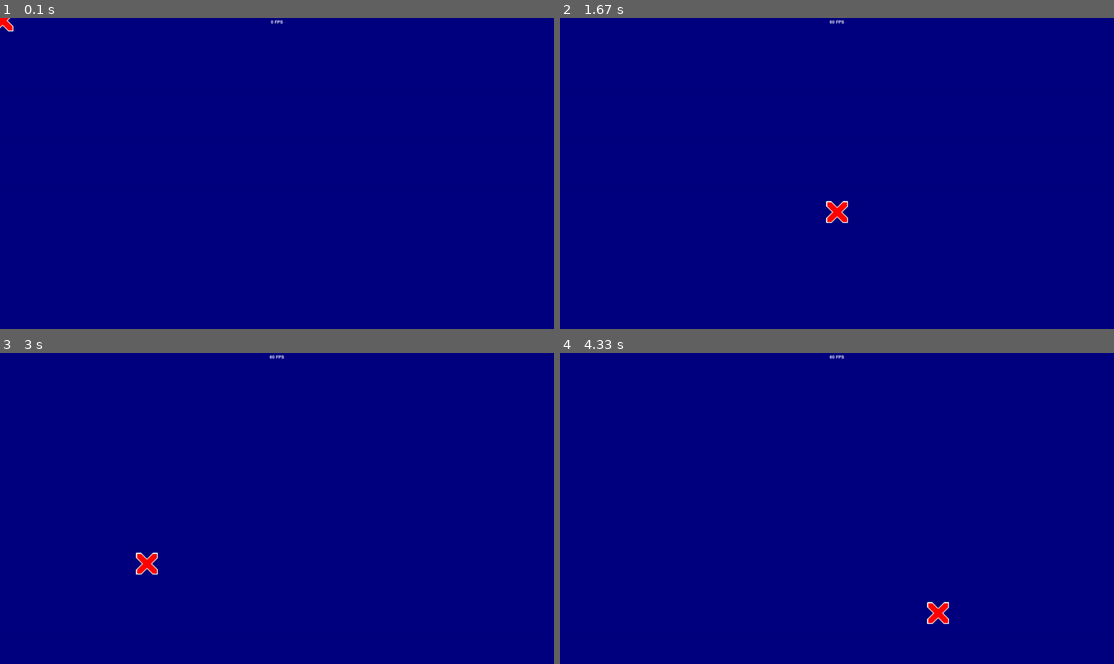
Above: before the commit, frames 1-4 (two rows, left to right).
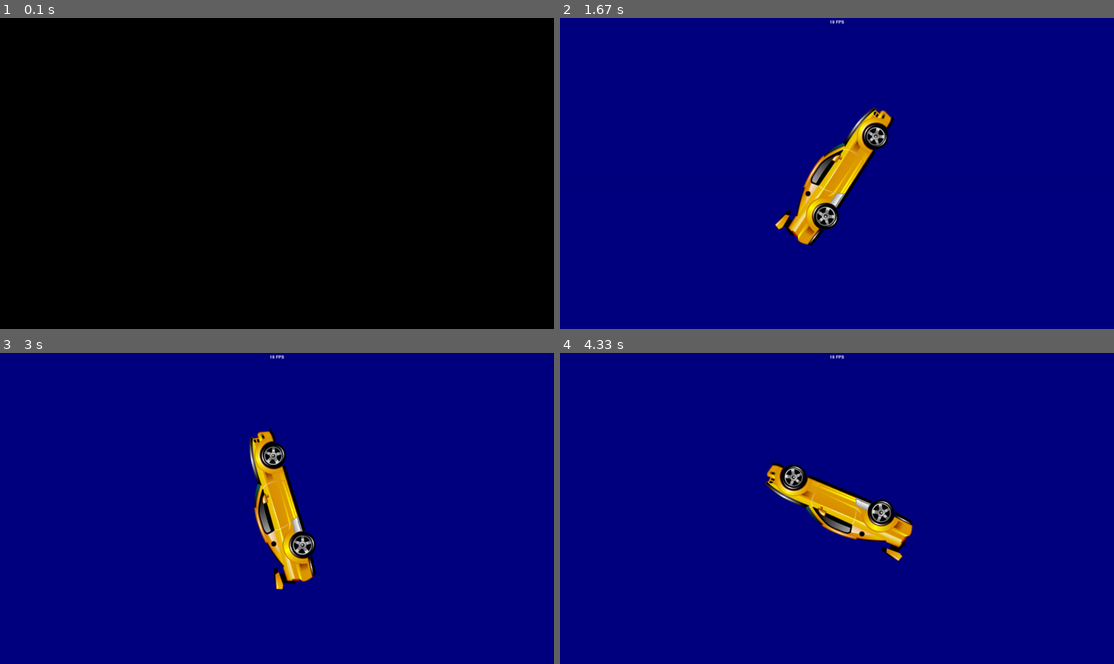
Above: after the commit, the same moments.

Repository: francis-clairicia/PyDiamond
Game: pygame game, started from main.py
The game is run twice, just before and just after one commit, with the same random seed, the same clock (stepped at 60 frames per second) and the same inputs.
Inputs (mouse positions are in pixels of both pictures, inside the frame that each line leads up to):
- Up to frame 1 (0.1 s): no input
- Up to frame 2 (1.67 s): click (837, 173) at 0.38 s; tap Enter at 0.67 s; click (848, 67) at 1.05 s; click (837, 210) at 1.38 s
- Up to frame 3 (3 s): click (188, 405) at 1.72 s; click (448, 502) at 2.05 s; click (470, 567) at 2.38 s; click (144, 561) at 2.72 s
- Up to frame 4 (4.33 s): click (753, 598) at 3.05 s; click (953, 468) at 3.38 s; click (1030, 505) at 3.72 s; click (936, 611) at 4.05 s

The runs differ from the first frame. In frame 1, 100% of the frame differs, in the area x 0-100%, y 0-100%; in frame 2, 3.5%; in frame 3, 3.6%; in frame 4, 3.6%.

Commit message:
[UPDATE] Modified ResourceManager's attribute getter

Diff:
--- a/main.py
+++ b/main.py
@@ -255,8 +255,8 @@
     # w.start_scene(GradientScene(w))
     # w.start_scene(TextScene(w))
     # w.start_scene(ResourceScene(w))
-    # w.start_scene(AnimatedSpriteScene(w))
-    w.start_scene(EventScene(w))
+    w.start_scene(AnimatedSpriteScene(w))
+    # w.start_scene(EventScene(w))
     w.mainloop()
 
 
--- a/my_pygame/resource.py
+++ b/my_pygame/resource.py
@@ -113,11 +113,10 @@
             raise AttributeError("Resource attributes can't be set")
         return super().__setattr__(name, value)
 
-    def __getattribute__(cls, name: str) -> Any:
-        if name != "__resources_files__" and name in cls.__resources_files__:
+    def __getattr__(cls, name: str) -> Any:
+        if name in cls.__resources_files__:
             return cls.__get_resource(name)
-
-        return super().__getattribute__(name)
+        raise AttributeError(f"type object {repr(cls.__name__)} has no attribute {repr(name)}")
 
     def __delattr__(cls, name: str) -> None:
         if name in cls.__resources_files__:
